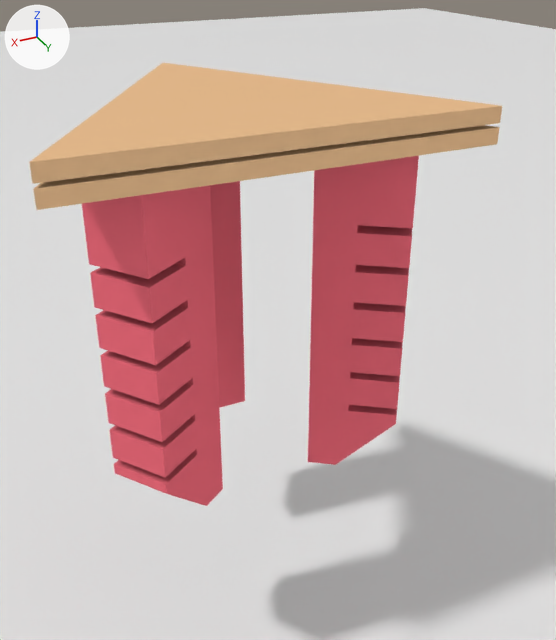
One commit to the Blender file PneuNets-Gripper/rawmaterial/actuator_assemble.blend: the scene before it, then after it.
One viewpoint serves both versions: a 50 mm lens placed at (9.38, 28.02, 6.0), pointed at (2.72, 14.31, -1.95). Arrows for +X, +Y and +Z are at upper left; the lights stay in place.

Objects in the first picture: 'Cube', 'Plane', 'Plane.001', 'pneunetCut', 'pneunetCut.001', 'pneunetCut.002'.
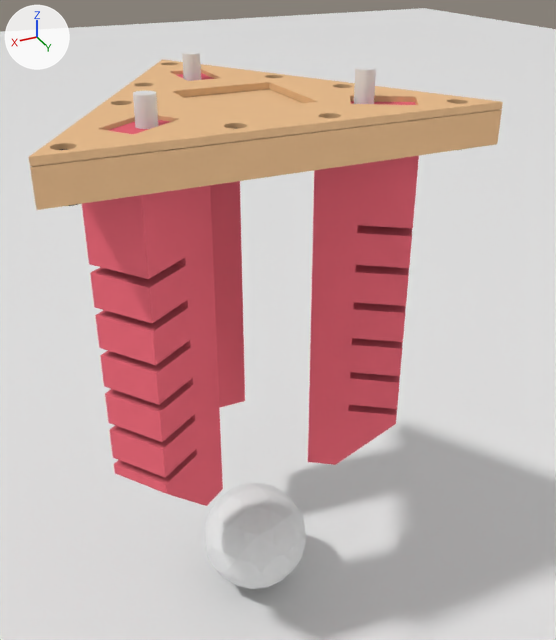
Scene script edits in JSON lines:
```json
{"op": "add", "block": "mat_material", "code": ["mat_material = diffuse_material('Material')", "mat_material.base_color = (0.8, 0.8, 0.8)  # white #e7e7e7"]}
{"op": "add", "block": "me_plane_004", "code": ["me_plane_004 = bpy.data.meshes.new('Plane.004')", "me_plane_004.from_pydata(...)  # 626 vertices, 327 faces; spans x -1.0..1.77, y -1.0..1.76, z 0.0..0.05", "me_plane_004.materials.append(mat_material_002)  # beige #e7bc8d"]}
{"op": "add", "block": "me_icosphere", "code": ["me_icosphere = bpy.data.meshes.new('Icosphere')", "me_icosphere.from_pydata(...)  # 162 vertices, 320 faces; spans x -1.03..1.03, y -1.0..1.0, z -1.0..1.0", "me_icosphere.materials.append(mat_material)  # white #e7e7e7"]}
{"op": "add", "block": "me_cylinder", "code": ["me_cylinder = bpy.data.meshes.new('Cylinder')", "me_cylinder.from_pydata(...)  # a 32-sided cylinder along z spanning x -1.0..1.0, y -1.0..1.0, z -1.0..2.94"]}
{"op": "set", "path": "ob_plane_001.location", "old": "(1.81, 13.94, 2.77)", "new": "(1.81, 13.94, 2.7)"}
{"op": "add", "block": "ob_plane_004", "code": ["ob_plane_004 = bpy.data.objects.new('Plane.004', me_plane_004)", "ob_plane_004.location = (1.81, 13.94, 3.02)", "ob_plane_004.rotation_euler = (0.0, 0.0, -0.272)  # degrees (0, 0, -16)", "ob_plane_004.scale = (2.81, 2.81, 2.81)"]}
{"op": "add", "block": "ob_icosphere", "code": ["ob_icosphere = bpy.data.objects.new('Icosphere', me_icosphere)", "ob_icosphere.location = (3.77, 15.21, -7.07)", "ob_icosphere.scale = (1.2, 1.2, 1.2)"]}
{"op": "add", "block": "ob_cylinder", "code": ["ob_cylinder = bpy.data.objects.new('Cylinder', me_cylinder)", "ob_cylinder.location = (5.9, 16.14, 3.06)", "ob_cylinder.scale = (0.18, 0.18, 0.18)"]}
{"op": "add", "block": "ob_cylinder_001", "code": ["ob_cylinder_001 = bpy.data.objects.new('Cylinder.001', me_cylinder.copy())", "ob_cylinder_001.location = (3.87, 12.69, 3.06)", "ob_cylinder_001.scale = (0.18, 0.18, 0.18)"]}
{"op": "add", "block": "ob_cylinder_002", "code": ["ob_cylinder_002 = bpy.data.objects.new('Cylinder.002', me_cylinder.copy())", "ob_cylinder_002.location = (1.89, 16.1, 3.13)", "ob_cylinder_002.scale = (0.18, 0.18, 0.18)"]}
```

Pixel boxes (x1, y1, x2, y2) of what changed, in the pictures (556 x 640 px):
```json
{"object": "Plane.001", "change": "moved", "before": [29, 63, 502, 184], "after": [30, 89, 502, 189]}
{"object": "Plane.004", "change": "added", "after": [29, 59, 503, 166], "on screen": "beige"}
{"object": "Icosphere", "change": "added", "after": [205, 483, 306, 589]}
{"object": "Cylinder", "change": "added", "after": [133, 91, 159, 129]}
{"object": "Cylinder.002", "change": "added", "after": [354, 66, 376, 104]}
{"object": "Cylinder.001", "change": "added", "after": [182, 51, 201, 81]}
```
